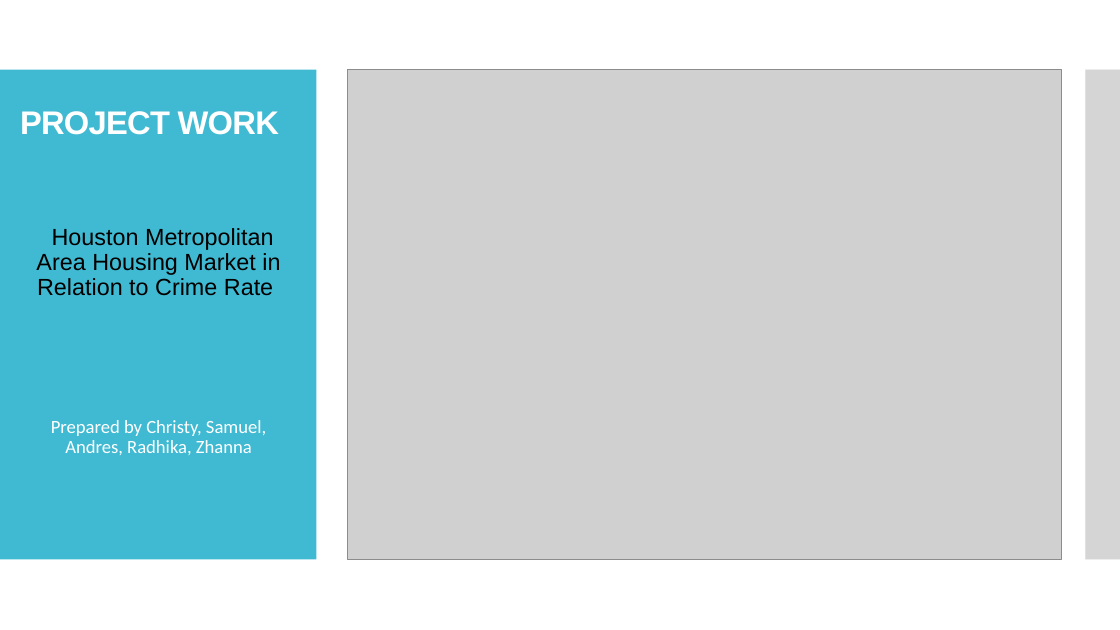
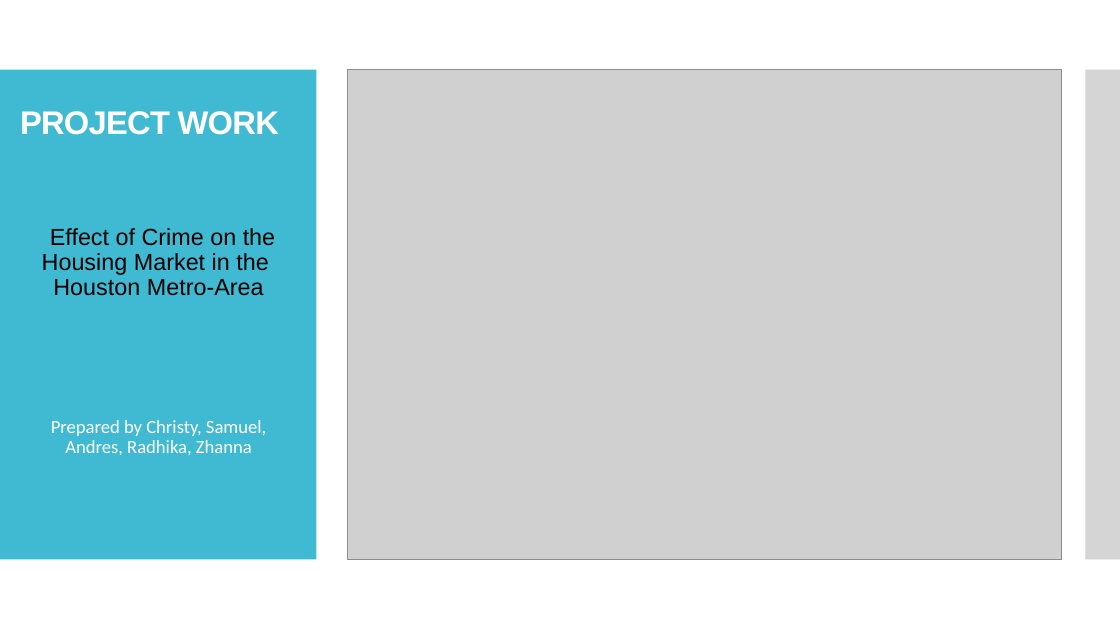
Before and after one commit to andresocorro/project_1, a slide deck: slide 1 of Presentation/final draft.pptx. Drawn at 1120x630 pixels with LibreOffice and Linux fonts; fonts in the diff are those of the drawing; grey boxes stand for pictures. Boxes give left, top, right and bottom in pixels: in the first picture for what was removed or moved away, otherwise in the second. Text is boxed around its words. In the diff, an @@ line names an element or a change of style, - is before the commit and + after.

Commit message:
presenation update

```diff
--- a/Presentation/final draft.pptx
+++ b/Presentation/final draft.pptx
@@ text at (x1=42, y1=228, x2=275, y2=296): text changed @@
-• Houston Metropolitan Area Housing Market in Relation to Crime Rate
+• Effect of Crime on the Housing Market in the Houston Metro-Area
```
